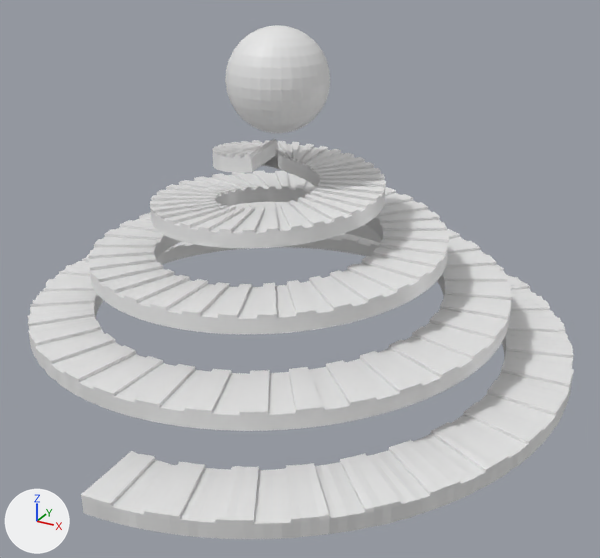
An edit to the glTF model client/src/static/models/board.glb, drawn before and after from the same camera.
Both versions are drawn from a camera (50 mm lens) standing at (142.0, -243.0, 136.0) and looking at (14.0, -10.0, 19.0). Lighting does not change. The marker at lower left points along +X, +Y and +Z. Where no turn or scale is listed for an object, it has been applied to the vertices.
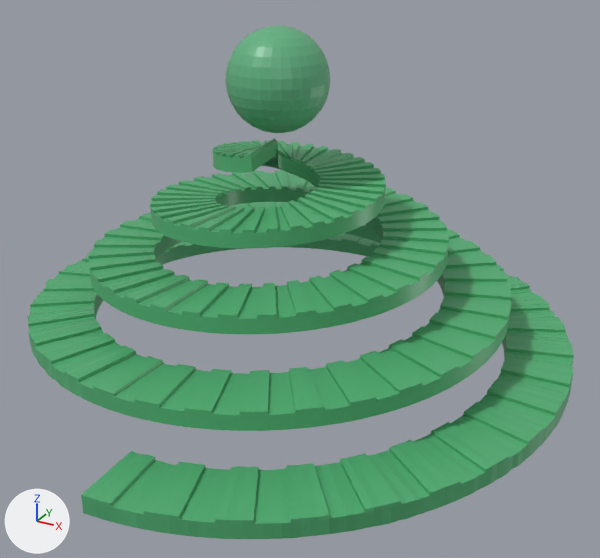
Commit message: colored board model uploaded

The change, as JSON lines over the scene's bpy script:
```json
{"op": "set", "path": "mat_material.base_color", "old": "(0.8, 0.8, 0.8)", "new": "(0.085, 0.421, 0.174)", "note": "white #e7e7e7 -> green #52ae74"}
{"op": "add", "block": "mat_material_001", "code": ["mat_material_001 = principled_material('Material.001')", "mat_material_001.base_color = (0.118, 0.443, 0.219)  # green #60b281", "mat_material_001.roughness = 0.4"]}
{"block": "me_sphere_001", "where": "me_sphere_001.from_pydata(...)  # 482 vertices, 960 faces; spans x -1.0..1.0, y -1.0..1.0, z -1.0..1.0"}
{"op": "add", "block": "me_sphere_001", "code": "me_sphere_001.materials.append(mat_material_001)  # green #60b281"}
```

Location of each change, [x1, y1, x2, y2] in pixels of the pictures (600 x 558 px):
```json
{"object": "Cube", "change": "recoloured", "before": [27, 138, 574, 539], "after": [27, 138, 574, 539], "on screen": "white to green"}
{"object": "Sphere", "change": "recoloured", "before": [225, 25, 330, 133], "after": [225, 25, 330, 133], "on screen": "white to green"}
```
